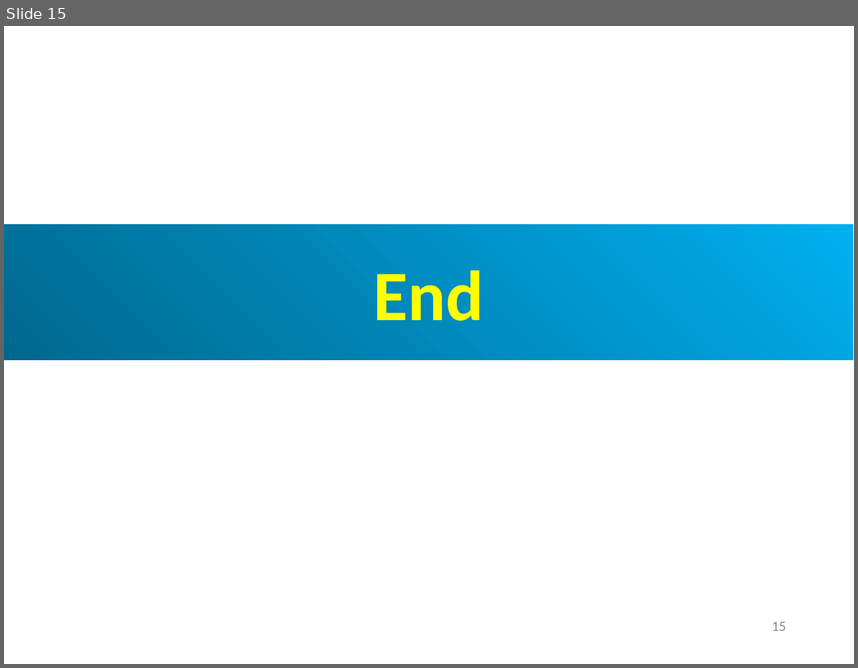
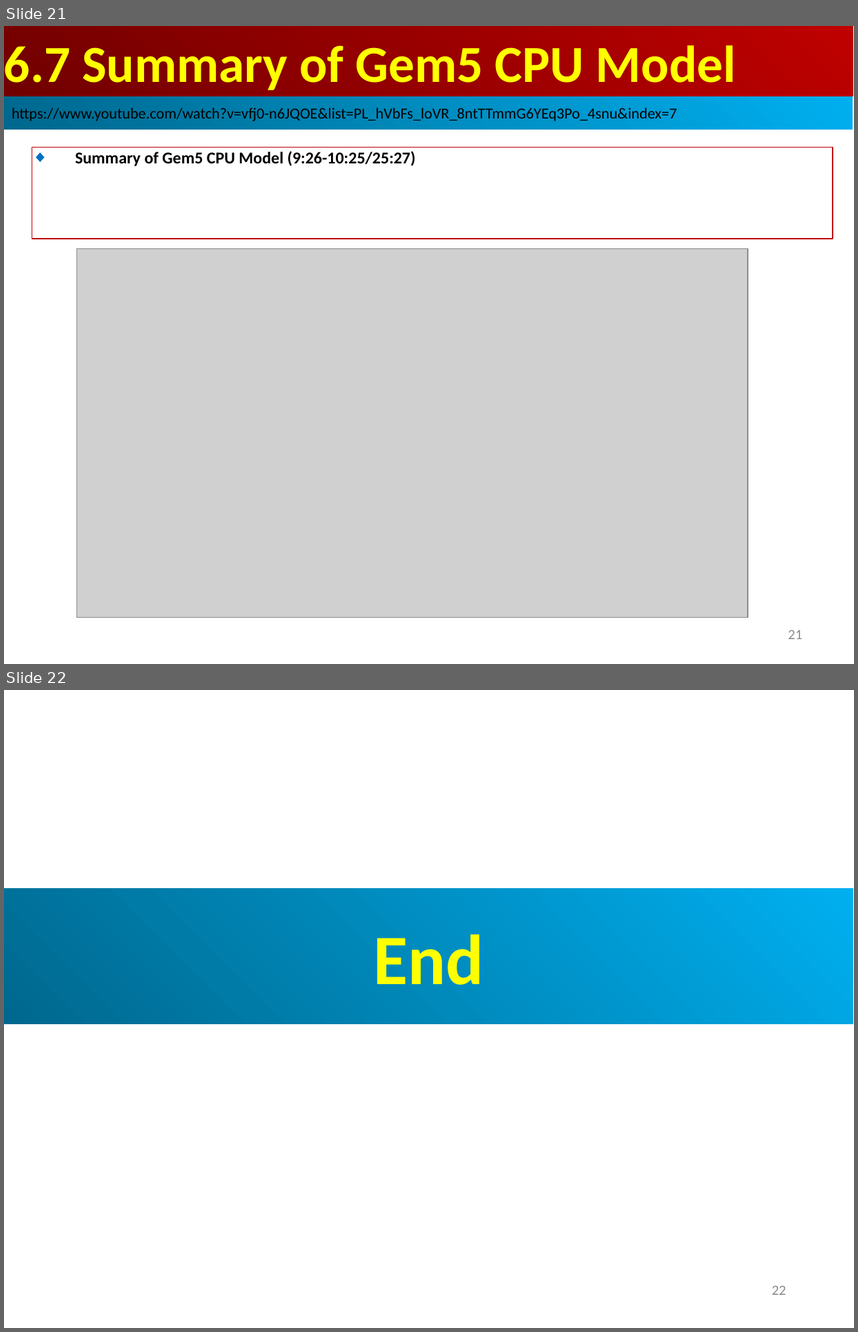
Before and after one commit to peterhchen/AIU_CS850_Gem5_McPAT, a slide deck: 050_Gem5/007.CPUModel/000_Video/007.CPUModel.ppt. Shown one above the other, each under a label of ours: slide 15 before the commit, slides 21 and 22 after it. The pictures are 858x668 and 858x1332 pixels, drawn with LibreOffice and Linux fonts; fonts in the diff are those of the drawing; grey boxes stand for pictures. Boxes give left, top, right and bottom in pixels: in the first picture for what was removed or moved away, otherwise in the second. Text is boxed around its words. In the diff, an @@ line names an element or a change of style, - is before the commit and + after.

```diff
--- a/050_Gem5/007.CPUModel/000_Video/007.CPUModel.ppt
+++ b/050_Gem5/007.CPUModel/000_Video/007.CPUModel.ppt
@@ slide 21 added at [4,26,854,664], background #FFFFFF @@
@@ rectangle added at [4,26,853,96], fill gradient #BF0000 to #710000, 44 pt, text #FFFF00, bold @@
+6.7 Summary of Gem5 CPU Model
@@ rectangle added at [4,96,853,129], fill gradient #00AFEF to #00688E, 13 pt, text #000000 @@
+https://www.youtube.com/watch?v=vfj0-n6JQOE&list=PL_hVbFs_loVR_8ntTTmmG6YEq3Po_4snu&index=7
@@ rectangle added at [32,147,833,239], outline #C00000 0.74 pt, 14 pt, text #000000, bold @@
+◆ Summary of Gem5 CPU Model (9:26-10:25/25:27)
@@ picture added at [76,249,748,617] @@
@@ page number added at [788,630,802,639], 12 pt, text #8B8B8B @@
+21
@@ what was slide 15 is now slide 22 @@
@@ page number at [772,1285,786,1294]: text changed @@
-15
+22
```
Also in this commit, not shown: 2 slides changed, 6 other slides added.
